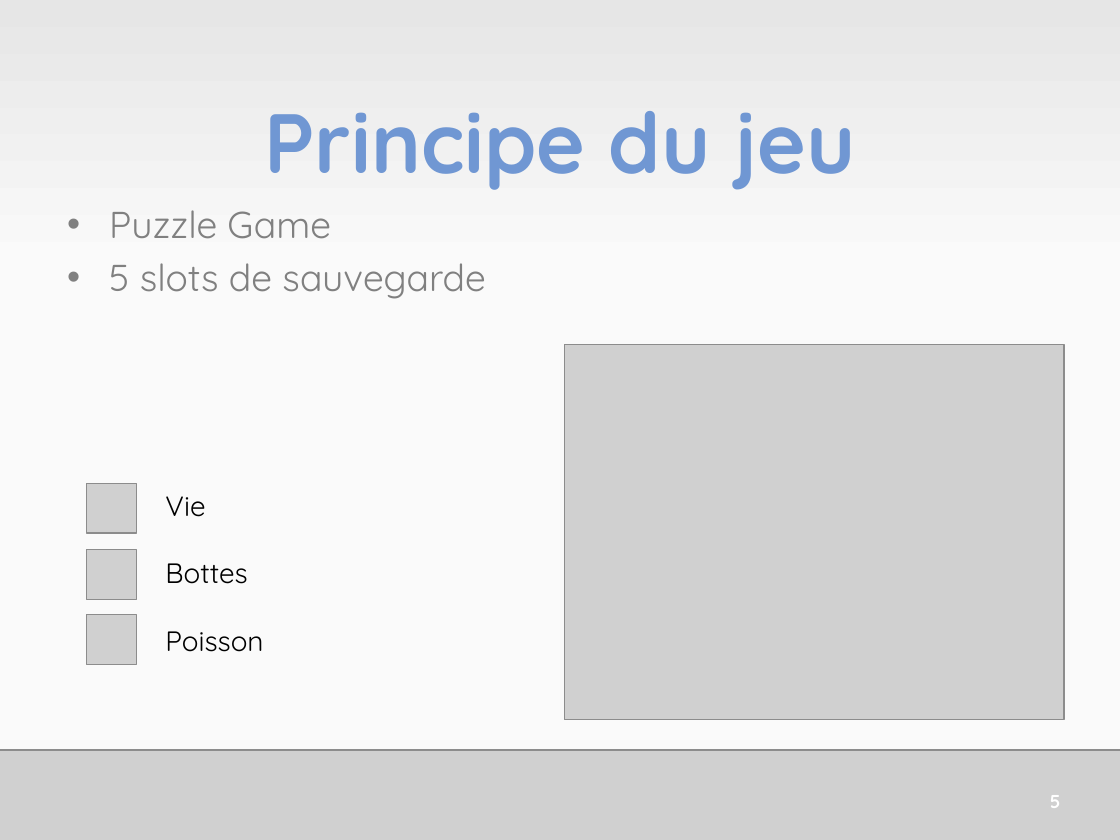
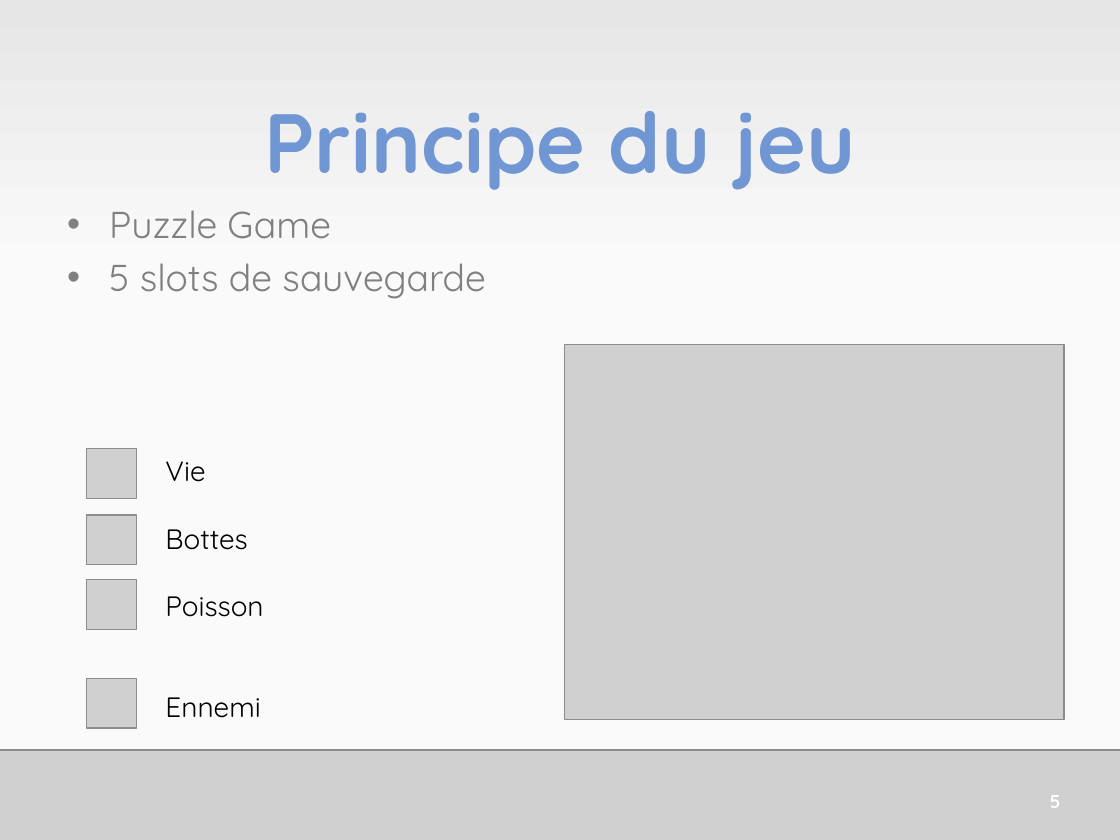
Before and after one commit to HE-ArcSurvivors/james-gouin-v1, a slide deck: slide 6 of Administration/JamesGouinSePresente.pptx. Drawn at 1120x840 pixels with LibreOffice and Linux fonts; fonts in the diff are those of the drawing; grey boxes stand for pictures. Boxes give left, top, right and bottom in pixels: in the first picture for what was removed or moved away, otherwise in the second. Text is boxed around its words. In the diff, an @@ line names an element or a change of style, - is before the commit and + after.

```diff
--- a/Administration/JamesGouinSePresente.pptx
+++ b/Administration/JamesGouinSePresente.pptx
@@ 3 pictures: place and size @@
-3 pictures at box(86, 484, 136, 664)
+3 pictures at box(86, 448, 136, 629)
@@ text "Vie": place and size @@
-text "Vie" at box(165, 496, 263, 652)
+text "Vie" at box(165, 461, 263, 718)
@@ picture added at box(86, 679, 136, 728) @@
@@ text at box(165, 697, 260, 718): paragraph added @@
+Ennemi
```
Also in this commit, not shown: 9 other slides changed.
